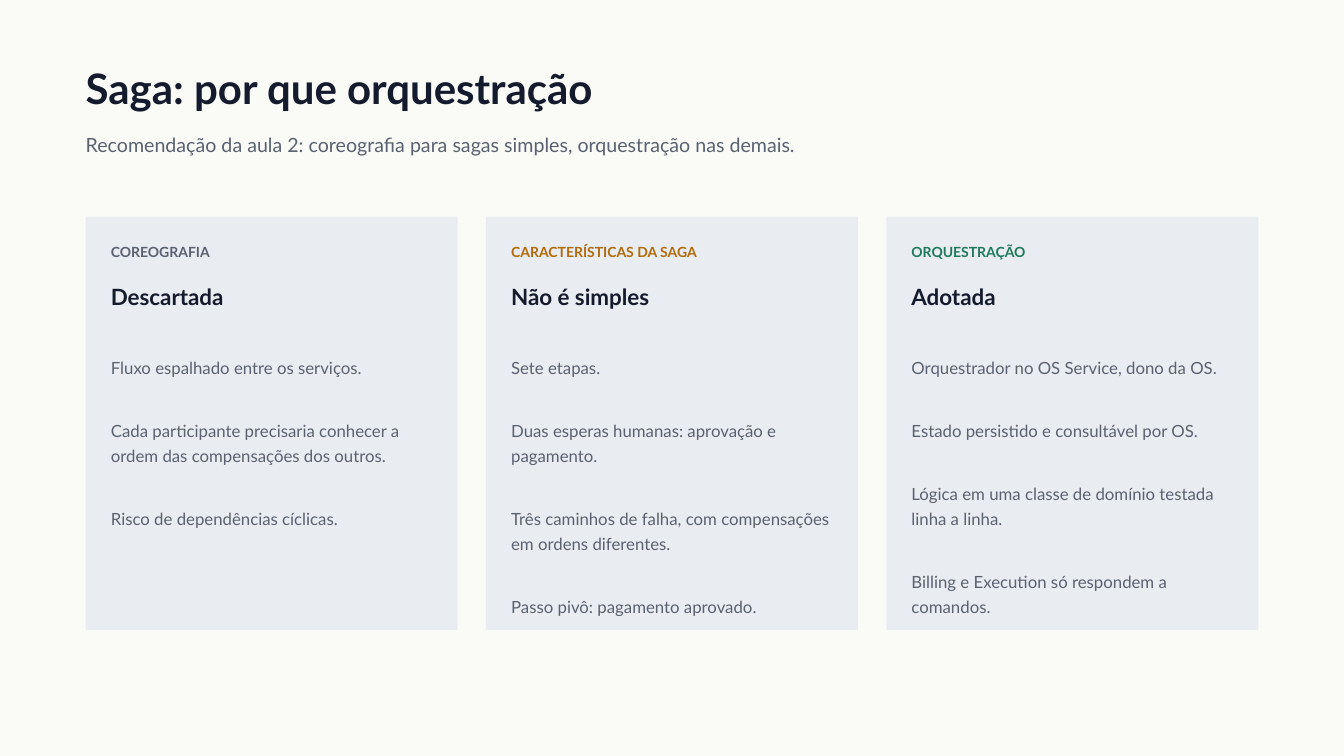
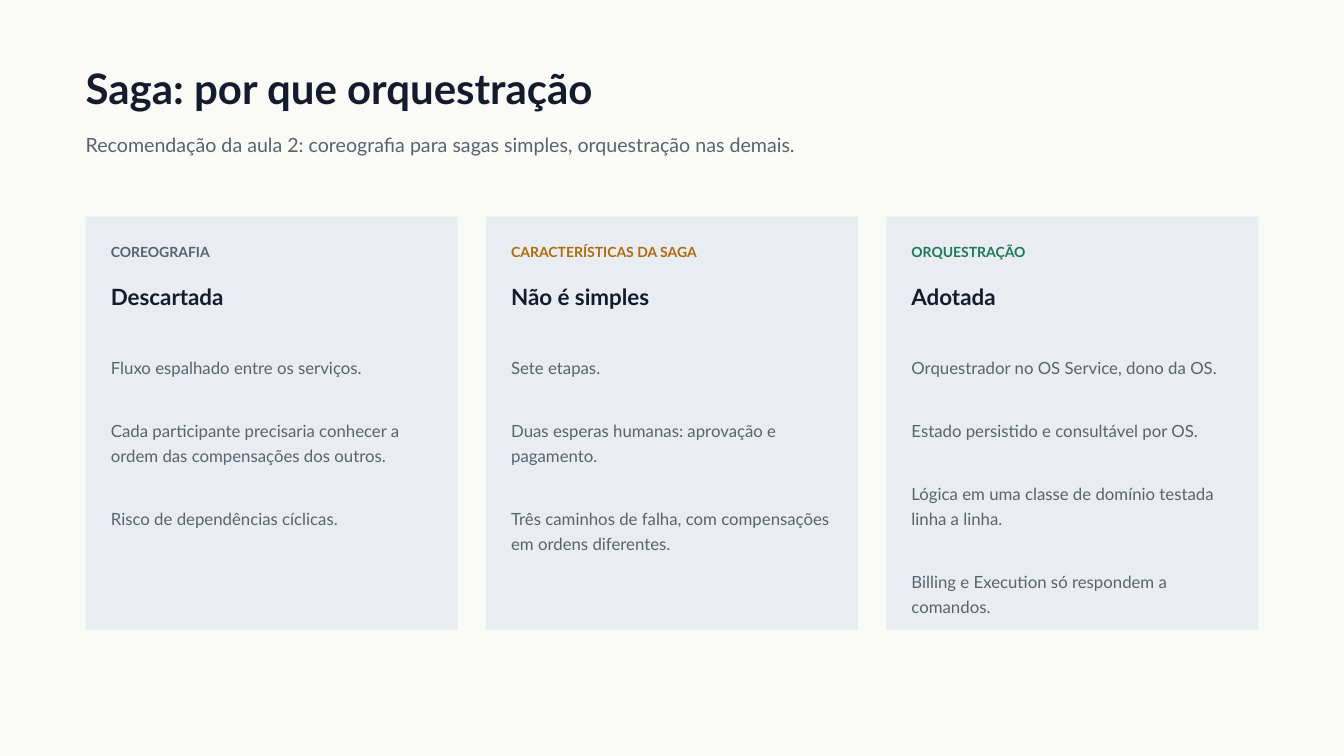
Before and after one commit to Guilherme-Fumagali/tech-challenge-1, a slide deck: slide 6 of docs/tech-challenge-4/apresentacao.pptx. Drawn at 1344x756 pixels with LibreOffice and Linux fonts; fonts in the diff are those of the drawing. Boxes give left, top, right and bottom in pixels: in the first picture for what was removed or moved away, otherwise in the second. Text is boxed around its words. In the diff, an @@ line names an element or a change of style, - is before the commit and + after.

```diff
--- a/docs/tech-challenge-4/apresentacao.pptx
+++ b/docs/tech-challenge-4/apresentacao.pptx
@@ text at box(511, 601, 757, 616): paragraph removed @@
-Passo pivô: pagamento aprovado.
```
Also in this commit, not shown: 3 other slides changed, 8 other files.
